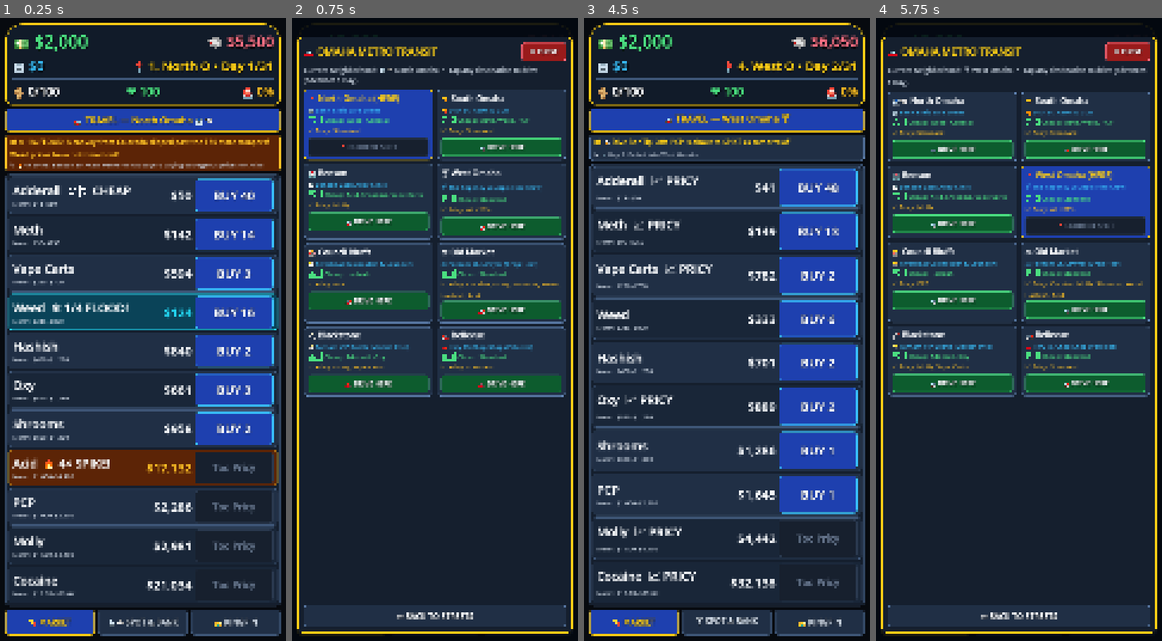
Above: before the commit, frames 1-4 (left to right).
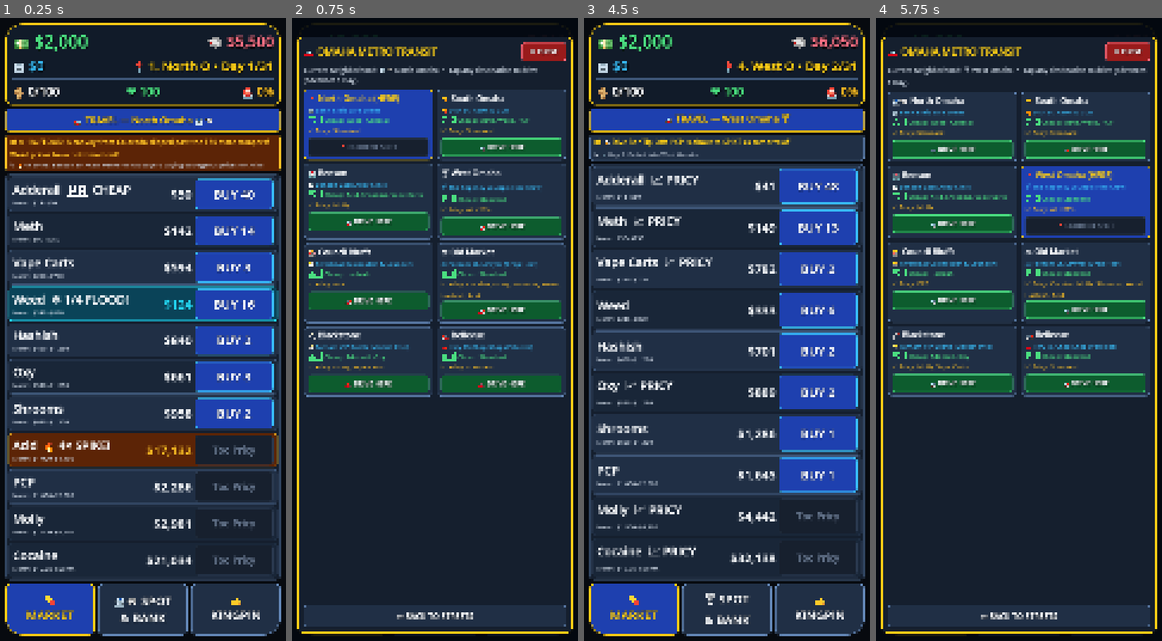
Above: after the commit, the same moments.

Repository: TimGoergen/dope-wars
Game: Godot game, scene res://Main.tscn
Same seed, same stepped clock (60 frames per second), same inputs: the game is played once before the commit and once after it.
Inputs (mouse positions are in pixels of both pictures, inside the frame that each line leads up to):
- Up to frame 1 (0.25 s): no input
- Up to frame 2 (0.75 s): click "🚗 TRAVEL — North Omaha 🏦🦈" at 0.5 s
- Up to frame 3 (4.5 s): click (686, 192) at 1.27 s; click "BUY 40" at 2 s; click (686, 236) at 2.77 s; click (686, 229) at 3.52 s; click "BUY 14" at 4.25 s
- Up to frame 4 (5.75 s): click "🚗 TRAVEL — West Omaha 🍸" at 5 s

The runs differ from the first frame. In frame 1, 24% of the frame differs, in the area x 1-99%, y 26-100%; in frame 2, less than 0.1%; in frame 3, 20%; in frame 4, less than 0.1%.

Commit message:
feat(ui): make bottom tab buttons 100% taller with 50% larger text and 64px outer corner radius

Diff:
--- a/game/scripts/Main.gd
+++ b/game/scripts/Main.gd
@@ -415,16 +415,16 @@
 	parent.add_child(bar)
 
 	var tab_defs := [
-		["💊 MARKET", 0],
-		["🏦 SPOT & BANK", 1],
-		["👑 KINGPIN", 2]
+		["💊\nMARKET", 0],
+		["🏦 SPOT\n& BANK", 1],
+		["👑\nKINGPIN", 2]
 	]
 
 	for t_def in tab_defs:
 		var btn := Button.new()
 		btn.text = String(t_def[0])
 		btn.size_flags_horizontal = Control.SIZE_EXPAND_FILL
-		btn.custom_minimum_size = Vector2(0, 98)
+		btn.custom_minimum_size = Vector2(0, 196)
 		var idx := int(t_def[1])
 		btn.pressed.connect(func() -> void:
 			Audio.play(&"tap")
@@ -439,10 +439,7 @@
 	for i in range(_tab_containers.size()):
 		_tab_containers[i].visible = (i == _current_tab)
 		var btn := _tab_buttons[i]
-		if i == _current_tab:
-			UiPalette.style_button(btn, UiPalette.BTN_PRIMARY, UiPalette.GOLD_ACCENT, UiPalette.GOLD_ACCENT, UiPalette.FONT_BUTTON, 14)
-		else:
-			UiPalette.style_button(btn, UiPalette.CARD_BG, UiPalette.BORDER_SLATE, UiPalette.TEXT_SECONDARY, UiPalette.FONT_BUTTON, 14)
+		UiPalette.style_bottom_tab_button(btn, i == _current_tab, i)
 
 	if _current_tab == 1:
 		_rebuild_spot_tab()
@@ -887,7 +884,7 @@
 
 	# 5. Update Tab 1 button label with current neighborhood spot icon
 	if _tab_buttons.size() >= 2:
-		_tab_buttons[1].text = "%s SPOT & BANK" % cur_d["icon"]
+		_tab_buttons[1].text = "%s SPOT\n& BANK" % cur_d["icon"]
 
 	# 6. Refresh Active Modals (Combat or Street Encounter)
 	_combat_overlay.refresh(state)
--- a/game/scripts/ui/UiPalette.gd
+++ b/game/scripts/ui/UiPalette.gd
@@ -137,6 +137,36 @@
 	btn.add_theme_font_size_override("font_size", font_sz)
 	btn.add_theme_font_override("font", make_bold_font())
 	btn.clip_text = true
+
+
+static func style_bottom_tab_button(btn: Button, is_active: bool, tab_idx: int) -> void:
+	var bg := BTN_PRIMARY if is_active else CARD_BG
+	var border := GOLD_ACCENT if is_active else BORDER_BRIGHT
+	var text_col := GOLD_ACCENT if is_active else TEXT_PRIMARY
+	var normal := make_box(bg, border, 20, 4, 14, 10)
+	var hover := make_box(bg.lightened(0.08), border.lightened(0.12), 20, 4, 14, 10)
+	var pressed := make_box(bg.darkened(0.16), border, 20, 4, 14, 10)
+
+	for sb in [normal, hover, pressed]:
+		if tab_idx == 0:
+			sb.corner_radius_bottom_left = 64
+		elif tab_idx == 2:
+			sb.corner_radius_bottom_right = 64
+
+	btn.focus_mode = Control.FOCUS_NONE
+	btn.add_theme_stylebox_override("normal", normal)
+	btn.add_theme_stylebox_override("hover", hover)
+	btn.add_theme_stylebox_override("pressed", pressed)
+	btn.add_theme_stylebox_override("focus", normal)
+	btn.add_theme_color_override("font_color", text_col)
+	btn.add_theme_color_override("font_hover_color", text_col)
+	btn.add_theme_color_override("font_pressed_color", text_col)
+	btn.add_theme_color_override("font_focus_color", text_col)
+	btn.add_theme_color_override("font_outline_color", Color(0.0, 0.0, 0.0, 0.95))
+	btn.add_theme_constant_override("outline_size", 5)
+	btn.add_theme_font_size_override("font_size", FONT_DRUG_BTN)
+	btn.add_theme_font_override("font", make_bold_font())
+	btn.clip_text = false
 
 
 static func add_label(
--- a/game/sim/UiLayoutTest.gd
+++ b/game/sim/UiLayoutTest.gd
@@ -28,6 +28,15 @@
 	var debt_rect: Rect2 = (main._debt_lbl as Control).get_global_rect()
 	if cash_rect.end.x > 470.0 or debt_rect.position.x < 610.0:
 		push_error("FAIL [Camera Cutout Clearance]: cash_rect=%s debt_rect=%s overlap center cutout (470..610)" % [str(cash_rect), str(debt_rect)])
+		quit(1)
+		return
+	var tab0_btn: Button = main._tab_buttons[0]
+	var tab2_btn: Button = main._tab_buttons[2]
+	var tab0_rect: Rect2 = tab0_btn.get_global_rect()
+	var tab0_sb: StyleBoxFlat = tab0_btn.get_theme_stylebox("normal") as StyleBoxFlat
+	var tab2_sb: StyleBoxFlat = tab2_btn.get_theme_stylebox("normal") as StyleBoxFlat
+	if tab0_rect.size.y < 196.0 or tab0_rect.end.y > 2353.0 or tab0_sb.corner_radius_bottom_left != 64 or tab2_sb.corner_radius_bottom_right != 64:
+		push_error("FAIL [Bottom Tab Bar]: rect=%s bl=%d br=%d" % [str(tab0_rect), tab0_sb.corner_radius_bottom_left, tab2_sb.corner_radius_bottom_right])
 		quit(1)
 		return
 
